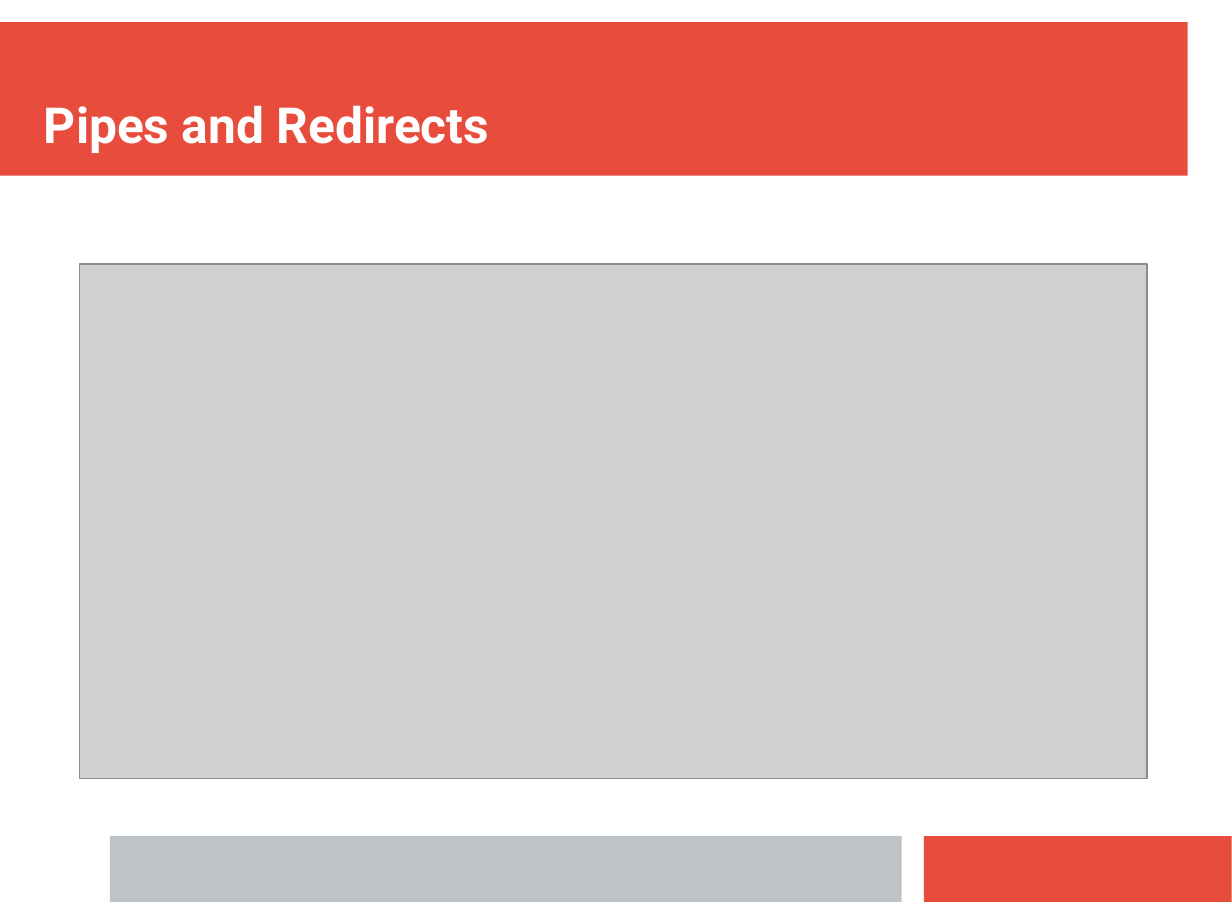
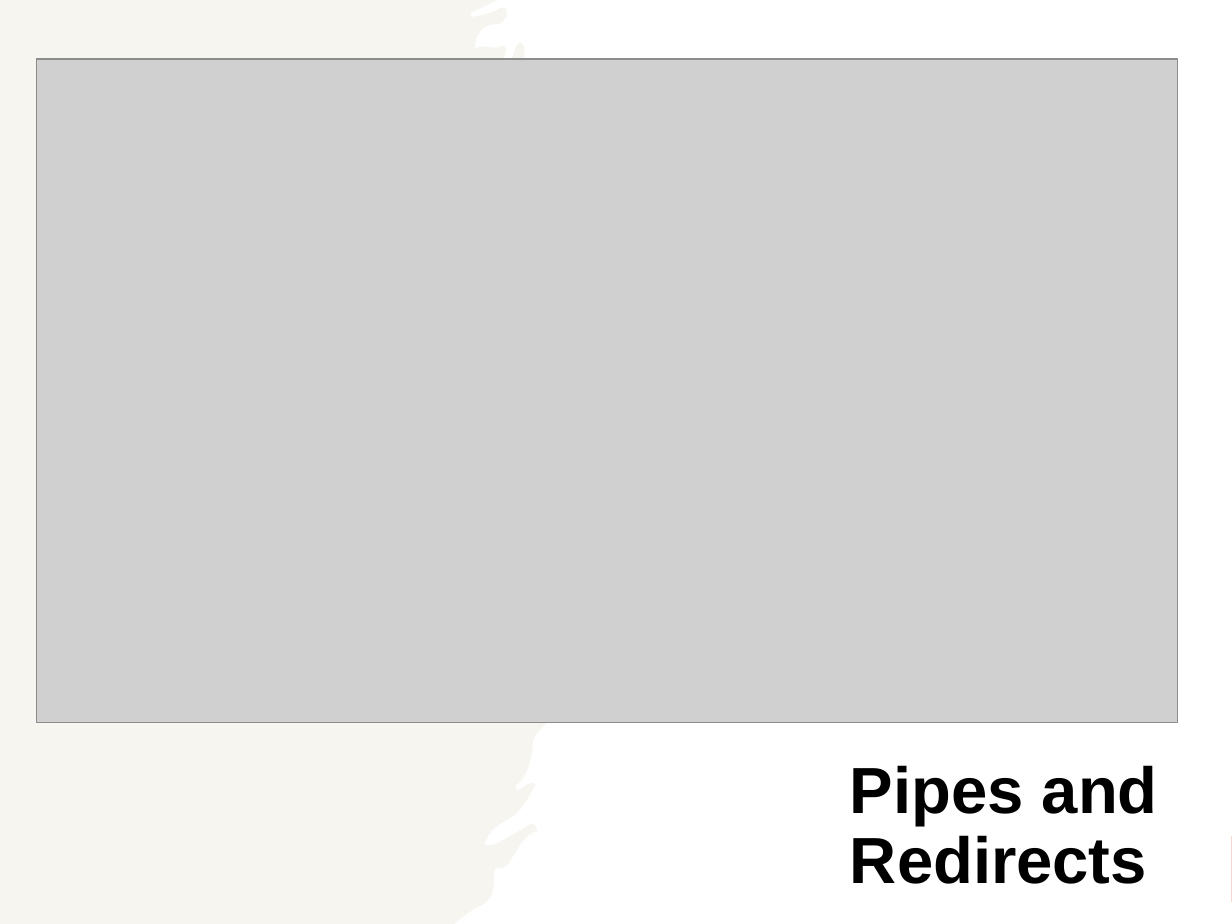
Before and after one commit to ianmiell/introduction-to-bash, a slide deck: slide 28 of slides/introduction_to_bash.pptx (slide 26 before the commit). Drawn at 1232x924 pixels with LibreOffice and Linux fonts; fonts in the diff are those of the drawing; grey boxes stand for pictures. Boxes give left, top, right and bottom in pixels: in the first picture for what was removed or moved away, otherwise in the second. Text is boxed around its words. In the diff, an @@ line names an element or a change of style, - is before the commit and + after.

```diff
--- a/slides/introduction_to_bash.pptx
+++ b/slides/introduction_to_bash.pptx
@@ rectangle added at (0, 0, 1232, 924), fill #FFFFFF @@
@@ freeform shape added at (0, 0, 603, 924), fill #EEECE1 at 50% opacity @@
@@ picture: place and size @@
-picture at (79, 264, 1148, 778)
+picture at (37, 59, 1178, 722)
@@ text "Pipes and Redirects": place and size @@
-text "Pipes and Redirects" at (44, 105, 489, 153)
+text "Pipes and Redirects" at (850, 765, 1158, 884)
@@ text "Pipes and Redirects" at (850, 765, 1158, 884): size 32 to 42 pt, font Roboto to Arial, text colour #FFFFFF to #000000; line spacing 1 to 0.9; more space between paragraphs @@
@@ rectangle removed at (110, 836, 901, 902) @@
```
Also in this commit, not shown: 58 other slides changed, 2 slides added, 6 slides removed, 1 other file.
